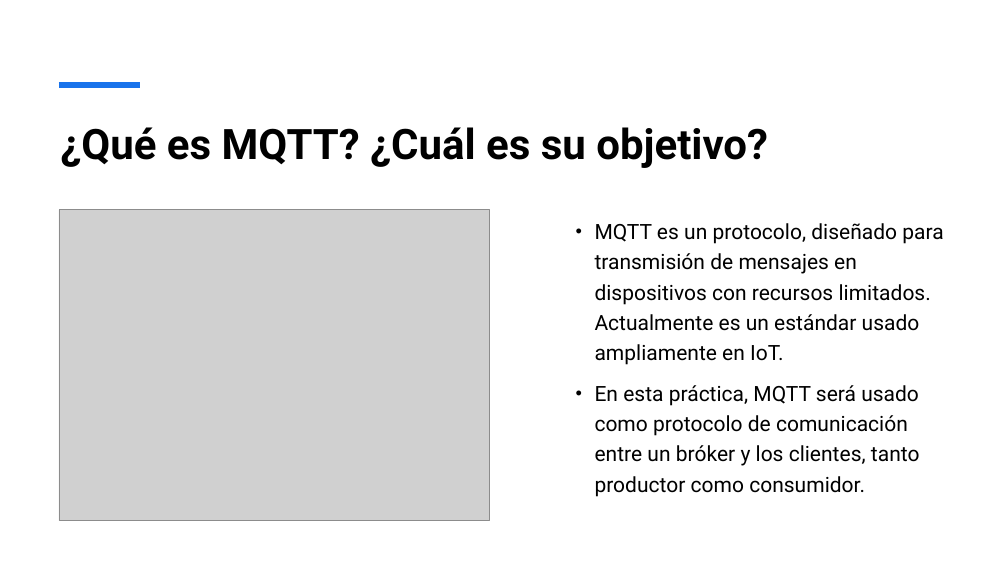
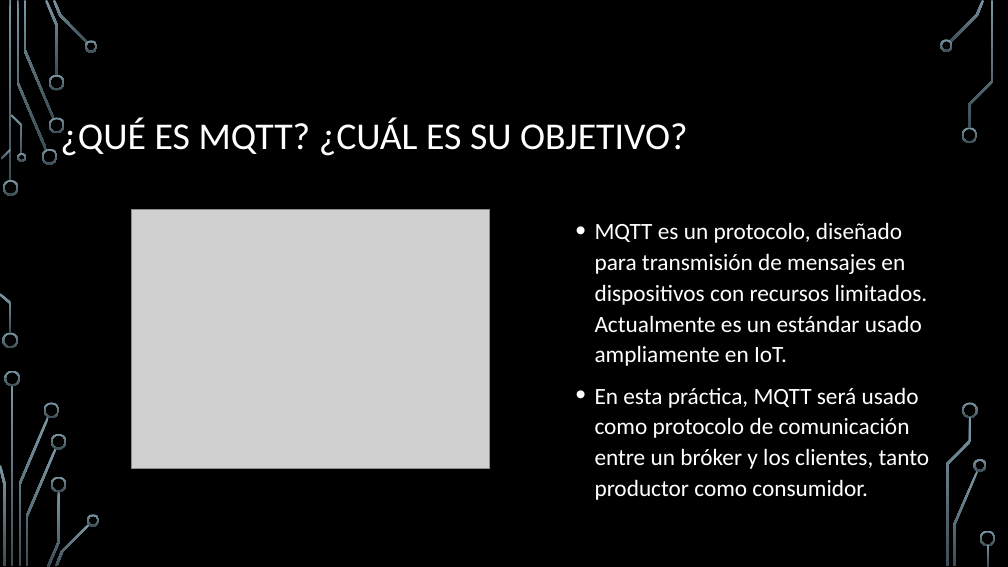
Before and after one commit to ManelDiaz/Reto_Envio, a slide deck: slide 2 of RETO 2 Envío de datos.pptx. Drawn at 1008x567 pixels with LibreOffice and Linux fonts; fonts in the diff are those of the drawing; grey boxes stand for pictures; background and template pictures are left out. Boxes give left, top, right and bottom in pixels: in the first picture for what was removed or moved away, otherwise in the second. Text is boxed around its words. In the diff, an @@ line names an element or a change of style, - is before the commit and + after.

```diff
--- a/RETO 2 Envío de datos.pptx
+++ b/RETO 2 Envío de datos.pptx
@@ background #FFFFFF to picture (left out) @@
@@ line removed from (59, 85) to (140, 85) @@
@@ title at [60,118,687,156]: text changed; size 40 to 36 pt; font Roboto to Calibri; text colour #000000 to #FFFFFF; bold off @@
-¿Qué es MQTT? ¿Cuál es su objetivo?
+¿QUÉ ES MQTT? ¿CUÁL ES SU OBJETIVO?
@@ text "MQTT es un protocolo, diseñado ..." at [595,222,930,500]: size 20 to 22.2 pt, font Roboto to Calibri, text colour #000000 to #FFFFFF; line spacing 1.2 to 1.1 @@
@@ picture: place and size @@
-picture at [59,209,489,520]
+picture at [132,210,489,469]
@@ group added at [0,0,996,567]: 33 freeform shapes, 3 rectangles @@
```
Also in this commit, not shown: 5 other slides changed, 2 slides added, 1 slide removed.
